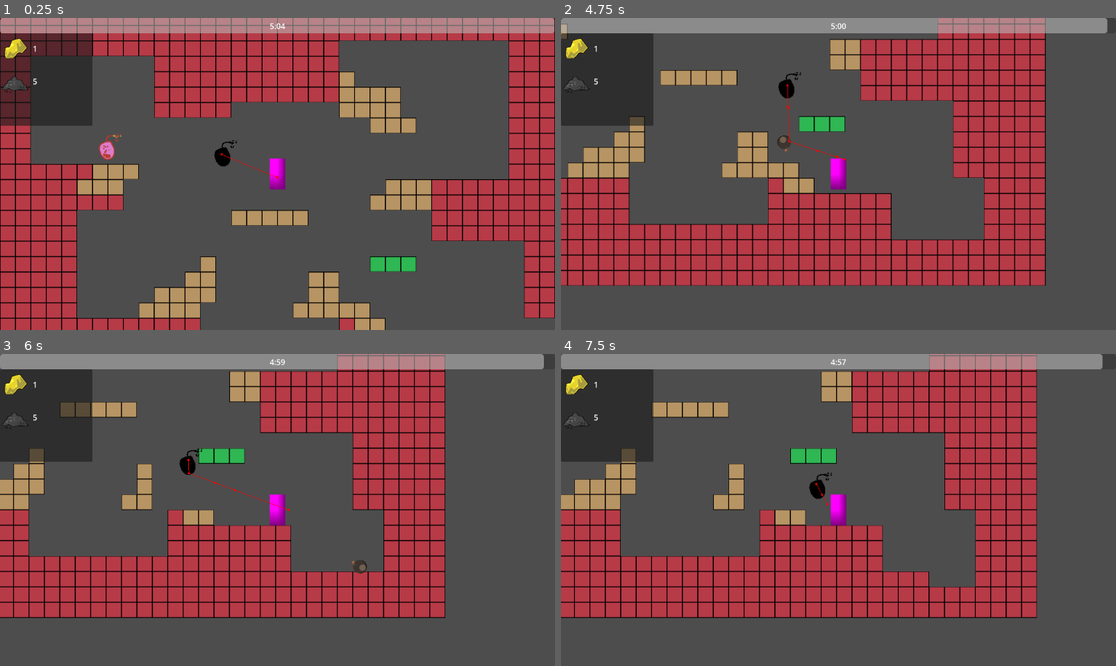
Above: before the commit, frames 1-4 (two rows, left to right).
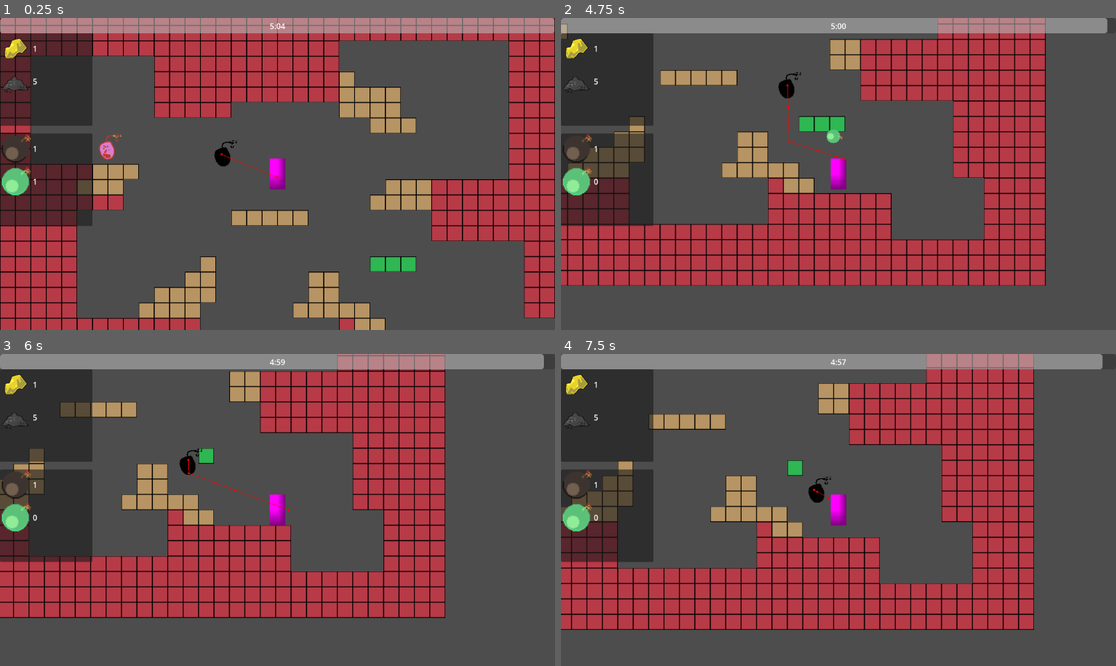
Above: after the commit, the same moments.

Repository: DevFTB/LD57
Game: Godot game, scene res://game.tscn
The game is run twice, just before and just after one commit, with the same random seed, the same clock (stepped at 60 frames per second) and the same inputs.
Inputs (mouse positions are in pixels of both pictures, inside the frame that each line leads up to):
- Up to frame 1 (0.25 s): no input
- Up to frame 2 (4.75 s): move the mouse to (960, 158) at 0.52 s; hold D (move_right) 0.53-2.03 s; tap E (interact) at 0.6, 3.8, 4.35 s; tap W (jump) at 0.77, 1.52, 3.02, 3.77, 4.52 s; click (960, 158) at 0.8 s; move the mouse to (727, 189) at 1.27 s; click (727, 189) at 1.35 s; tap 1 (select_bomb_1, bound only after the commit) at 1.55, 2.1 s; move the mouse to (894, 105) at 2.02 s; hold A (move_left) 2.03-2.78 s; tap 2 (select_bomb_2, bound only after the commit) at 2.3, 2.85 s; move the mouse to (810, 236) at 2.77 s; hold D (move_right) 2.78-4.28 s; tap 3 (select_bomb_3, bound only after the commit) at 3.05, 3.6 s; move the mouse to (1005, 220) at 3.52 s; move the mouse to (672, 127) at 4.27 s; hold A (move_left) from 4.28 s (still down); click (672, 127) at 4.55 s
- Up to frame 3 (6 s): move the mouse to (305, 510) at 5.02 s; release A (move_left) at 5.03 s; hold D (move_right) 5.03-5.78 s; click (305, 510) at 5.1 s; tap 1 (select_bomb_1, bound only after the commit) at 5.3, 5.85 s; move the mouse to (194, 432) at 5.77 s; hold A (move_left) from 5.78 s (still down)
- Up to frame 4 (7.5 s): tap W (jump) at 6.02, 6.77 s; tap 2 (select_bomb_2, bound only after the commit) at 6.05, 6.6 s; move the mouse to (960, 494) at 6.52 s; tap 3 (select_bomb_3, bound only after the commit) at 6.8, 7.35 s; move the mouse to (727, 525) at 7.27 s; release A (move_left) at 7.28 s; hold D (move_right) from 7.28 s (still down)

The runs differ from the first frame. In frame 1, 4.6% of the frame differs, in the area x 0-17%, y 36-67%; in frame 2, 4.8%; in frame 3, 5.9%; in frame 4, 26%, in the area x 0-86%, y 0-89%.

Commit message:
added multiple bomb types and switching

Diff:
--- a/entities/moab/moab_entity.gd
+++ b/entities/moab/moab_entity.gd
@@ -17,7 +17,7 @@
 	player_detector.player_interacted.connect(_on_player_interacted)
 
 func _on_player_interacted(player: Player) -> void:
-	var player_inventory := player.inventory_component.inventory
+	var player_inventory: Inventory = player.mineral_inventory_component.inventory
 
 	if player_inventory.has_item(BOMBPOWDER_ITEM):
 		player_inventory.remove_item(BOMBPOWDER_ITEM, CONSUME_AMOUNT)
--- a/entities/player/player.gd
+++ b/entities/player/player.gd
@@ -2,35 +2,63 @@
 class_name Player
 
 class ThrowInitiatedEventData:
-    var position: Vector2
-    var impulse: Vector2
-    var bomb_scene: PackedScene
-
+	var position: Vector2
+	var impulse: Vector2
+	var bomb_type: BombType
 
 signal interacted
 signal throw_initiated(data: ThrowInitiatedEventData)
 
-const THROWABLE_BOMB := preload("uid://do0g7votir2b4")
-
 @export var throw_force_curve: Curve
 
-@onready var inventory_component: InventoryComponent = $InventoryComponent
+@export var available_bomb_types: Array[BombType]
+
+var selected_bomb_item: Item
+
+@onready var mineral_inventory_component: InventoryComponent = $MineralInventoryComponent
+@onready var bomb_inventory_component: InventoryComponent = $BombInventoryComponent
+
+func _ready() -> void:
+	var inv := bomb_inventory_component.inventory
+	if inv.size() > 0:
+		var items := inv.get_items()
+		selected_bomb_item = items.front()
 
 func _physics_process(delta: float) -> void:
-    super._physics_process(delta)
+	super._physics_process(delta)
 
-    if Input.is_action_just_pressed("interact"):
-        interacted.emit()
+	if Input.is_action_just_pressed("interact"):
+		interacted.emit()
 
-    if Input.is_action_just_pressed("throw"):
-        initiate_throw()
+	if Input.is_action_just_pressed("throw"):
+		initiate_throw()
+
+	if Input.is_action_just_pressed("select_bomb_1"):
+		switch_selected_bomb(0)
+	if Input.is_action_just_pressed("select_bomb_2"):
+		switch_selected_bomb(1)
+	if Input.is_action_just_pressed("select_bomb_3"):
+		switch_selected_bomb(2)
+
+func switch_selected_bomb(index: int) -> void:
+	var items := bomb_inventory_component.inventory.get_items()
+
+	if items.size() > index:
+		selected_bomb_item = items[index]
 
 func initiate_throw() -> void:
-    var direction := global_position.direction_to(get_global_mouse_position())
+	var direction := global_position.direction_to(get_global_mouse_position())
 
-    var data := ThrowInitiatedEventData.new()
-    data.position = global_position
-    data.impulse = direction.normalized() * throw_force_curve.sample_baked(1.0)
-    data.bomb_scene = THROWABLE_BOMB
+	var bomb_type := selected_bomb_item.get_data_component(Item.DataCompontents.BOMB_DATA_COMPONENT) as BombType
 
-    throw_initiated.emit(data)
+	var data := ThrowInitiatedEventData.new()
+	data.position = global_position
+	data.impulse = direction.normalized() * throw_force_curve.sample_baked(1.0)
+	data.bomb_type = bomb_type
+
+	if bomb_type.is_perishable:
+		if bomb_inventory_component.inventory.has_item(selected_bomb_item):
+			throw_initiated.emit(data)
+			bomb_inventory_component.inventory.remove_item(selected_bomb_item, 1)
+	else:
+		throw_initiated.emit(data)
--- a/entities/player/player.tscn
+++ b/entities/player/player.tscn
@@ -1,8 +1,9 @@
-[gd_scene load_steps=7 format=3 uid="uid://be4tedtvsf8on"]
+[gd_scene load_steps=8 format=3 uid="uid://be4tedtvsf8on"]
 
 [ext_resource type="Script" uid="uid://uex2tapn1k1y" path="res://entities/player/player.gd" id="1_merdl"]
 [ext_resource type="Script" uid="uid://3o156l3yjpoa" path="res://entities/player/inventory_component.gd" id="2_sglur"]
 [ext_resource type="Resource" uid="uid://ctoa5b8j1n1x3" path="res://entities/player/player_inventory.tres" id="3_sglur"]
+[ext_resource type="Resource" uid="uid://diae5nc080sux" path="res://entities/player/player_bomb_inventory.tres" id="4_bls4j"]
 
 [sub_resource type="Curve" id="Curve_sglur"]
 _limits = [10.0, 1000.0, 0.0, 1.0]
@@ -30,6 +31,10 @@
 
 [node name="Camera2D" type="Camera2D" parent="."]
 
-[node name="InventoryComponent" type="Node" parent="."]
+[node name="MineralInventoryComponent" type="Node" parent="."]
 script = ExtResource("2_sglur")
 inventory = ExtResource("3_sglur")
+
+[node name="BombInventoryComponent" type="Node" parent="."]
+script = ExtResource("2_sglur")
+inventory = ExtResource("4_bls4j")
--- /dev/null
+++ b/entities/player/player_bomb_inventory.tres
@@ -0,0 +1,14 @@
+[gd_resource type="Resource" script_class="Inventory" load_steps=4 format=3 uid="uid://diae5nc080sux"]
+
+[ext_resource type="Script" uid="uid://b0ogai8s7l7sc" path="res://systems/inventory/inventory.gd" id="1_4wq8t"]
+[ext_resource type="Resource" uid="uid://2rch3ef2vr66" path="res://systems/inventory/items/item_basic_bomb.tres" id="2_2qu1l"]
+[ext_resource type="Resource" uid="uid://44skluikbcii" path="res://systems/inventory/items/item_sticky_bomb.tres" id="3_lon2p"]
+
+[resource]
+script = ExtResource("1_4wq8t")
+maximum_size = 50
+starting_inventory = {
+ExtResource("2_2qu1l"): 1,
+ExtResource("3_lon2p"): 1
+}
+metadata/_custom_type_script = "uid://b0ogai8s7l7sc"
--- /dev/null
+++ b/entities/throwables/bomb/bomb_basic_type.tres
@@ -0,0 +1,14 @@
+[gd_resource type="Resource" script_class="BombType" load_steps=4 format=3 uid="uid://bpn705x8mhcqt"]
+
+[ext_resource type="Texture2D" uid="uid://c0nbm2a4tsd3w" path="res://entities/throwables/bomb/throwable_bomb.png" id="1_wk0hc"]
+[ext_resource type="PackedScene" uid="uid://do0g7votir2b4" path="res://entities/throwables/bomb/throwable_bomb_entity.tscn" id="2_y4aks"]
+[ext_resource type="Script" uid="uid://dgalf5pstb0iw" path="res://entities/throwables/bomb/bomb_type.gd" id="3_eopdv"]
+
+[resource]
+script = ExtResource("3_eopdv")
+id = &"basic"
+bomb_icon = ExtResource("1_wk0hc")
+bomb_scene = ExtResource("2_y4aks")
+is_perishable = false
+is_sticky = false
+metadata/_custom_type_script = "uid://dgalf5pstb0iw"
--- /dev/null
+++ b/entities/throwables/bomb/bomb_sticky_type.tres
@@ -0,0 +1,14 @@
+[gd_resource type="Resource" script_class="BombType" load_steps=4 format=3 uid="uid://b7qldq0q7bpm6"]
+
+[ext_resource type="PackedScene" uid="uid://do0g7votir2b4" path="res://entities/throwables/bomb/throwable_bomb_entity.tscn" id="1_281vg"]
+[ext_resource type="Texture2D" uid="uid://c57v25cl0tews" path="res://entities/throwables/bomb/sticky_bomb.png" id="1_bans4"]
+[ext_resource type="Script" uid="uid://dgalf5pstb0iw" path="res://entities/throwables/bomb/bomb_type.gd" id="2_bans4"]
+
+[resource]
+script = ExtResource("2_bans4")
+id = &"sticky"
+bomb_icon = ExtResource("1_bans4")
+bomb_scene = ExtResource("1_281vg")
+is_perishable = true
+is_sticky = true
+metadata/_custom_type_script = "uid://dgalf5pstb0iw"
--- /dev/null
+++ b/entities/throwables/bomb/bomb_type.gd
@@ -0,0 +1,10 @@
+extends Resource
+class_name BombType
+
+@export var id: StringName
+@export var bomb_icon: Texture2D
+@export var bomb_scene: PackedScene = preload("res://entities/throwables/bomb/throwable_bomb_entity.tscn")
+
+@export_subgroup("Gameplay")
+@export var is_perishable: bool = false
+@export var is_sticky: bool = false
--- a/entities/throwables/bomb/throwable_bomb.gd
+++ /dev/null
@@ -1,25 +0,0 @@
-extends RigidBody2D
-class_name ThrowableBomb
-
-signal exploded
-
-@export var explosion_radius: int = 1
-
-@onready var animation_player: AnimationPlayer = $AnimationPlayer
-
-@onready var explosion_timer: Timer = $ExplosionTimer
-
-func _ready() -> void:
-#    body_entered.connect(_on_body_entered)
-    explosion_timer.timeout.connect(explode)
-    explosion_timer.start()
-
-# func _on_body_entered(body: Node2D) -> void:
-#     if body is TileMapLayer:
-#         #var tilemap := body as TileMapLayer
-#         explode()
-#     pass
-
-func explode() -> void:
-    exploded.emit()
-    animation_player.play("explode")
--- /dev/null
+++ b/entities/throwables/bomb/throwable_bomb_entity.gd
@@ -0,0 +1,29 @@
+extends RigidBody2D
+class_name ThrowableBomb
+
+signal exploded
+
+@export var explosion_radius: int = 1
+
+var bomb_type: BombType
+
+@onready var sprite_2d: Sprite2D = $Sprite2D
+
+@onready var animation_player: AnimationPlayer = $AnimationPlayer
+
+@onready var explosion_timer: Timer = $ExplosionTimer
+
+func _ready() -> void:
+	sprite_2d.texture = bomb_type.bomb_icon
+	body_entered.connect(_on_body_entered)
+	explosion_timer.timeout.connect(explode)
+	explosion_timer.start()
+
+func _on_body_entered(body: Node2D) -> void:
+	if bomb_type.is_sticky:
+		if body is TileMapLayer:
+			call_deferred("set", "freeze", true)
+
+func explode() -> void:
+	exploded.emit()
+	animation_player.play("explode")
--- a/entities/throwables/bomb/throwable_bomb.tscn
+++ b/entities/throwables/bomb/throwable_bomb_entity.tscn
@@ -1,9 +1,24 @@
 [gd_scene load_steps=7 format=3 uid="uid://do0g7votir2b4"]
 
-[ext_resource type="Script" uid="uid://cn3mhruacmrcu" path="res://entities/throwables/bomb/throwable_bomb.gd" id="1_0uh64"]
-[ext_resource type="Texture2D" uid="uid://c0nbm2a4tsd3w" path="res://entities/throwables/bomb/throwable_bomb.png" id="1_8r0un"]
+[ext_resource type="Script" uid="uid://cn3mhruacmrcu" path="res://entities/throwables/bomb/throwable_bomb_entity.gd" id="1_vey3e"]
+[ext_resource type="Texture2D" uid="uid://c0nbm2a4tsd3w" path="res://entities/throwables/bomb/throwable_bomb.png" id="2_vdrfm"]
 
 [sub_resource type="CircleShape2D" id="CircleShape2D_j5wjh"]
+
+[sub_resource type="Animation" id="Animation_o053b"]
+length = 0.001
+tracks/0/type = "value"
+tracks/0/imported = false
+tracks/0/enabled = true
+tracks/0/path = NodePath(".:visible")
+tracks/0/interp = 1
+tracks/0/loop_wrap = true
+tracks/0/keys = {
+"times": PackedFloat32Array(0),
+"transitions": PackedFloat32Array(1),
+"update": 1,
+"values": [true]
+}
 
 [sub_resource type="Animation" id="Animation_0uh64"]
 resource_name = "explode"
@@ -34,21 +49,6 @@
 "values": [false]
 }
 
-[sub_resource type="Animation" id="Animation_o053b"]
-length = 0.001
-tracks/0/type = "value"
-tracks/0/imported = false
-tracks/0/enabled = true
-tracks/0/path = NodePath(".:visible")
-tracks/0/interp = 1
-tracks/0/loop_wrap = true
-tracks/0/keys = {
-"times": PackedFloat32Array(0),
-"transitions": PackedFloat32Array(1),
-"update": 1,
-"values": [true]
-}
-
 [sub_resource type="AnimationLibrary" id="AnimationLibrary_o053b"]
 _data = {
 &"RESET": SubResource("Animation_o053b"),
@@ -59,14 +59,14 @@
 collision_layer = 16
 contact_monitor = true
 max_contacts_reported = 1
-script = ExtResource("1_0uh64")
+script = ExtResource("1_vey3e")
 explosion_radius = 2
 
 [node name="CollisionShape2D" type="CollisionShape2D" parent="."]
 shape = SubResource("CircleShape2D_j5wjh")
 
 [node name="Sprite2D" type="Sprite2D" parent="."]
-texture = ExtResource("1_8r0un")
+texture = ExtResource("2_vdrfm")
 
 [node name="AnimationPlayer" type="AnimationPlayer" parent="."]
 libraries = {
--- a/game.tscn
+++ b/game.tscn
@@ -7,9 +7,11 @@
 [ext_resource type="Script" uid="uid://b2x8g2xixii70" path="res://ui/inventory_control.gd" id="3_feb5d"]
 [ext_resource type="Resource" uid="uid://ctoa5b8j1n1x3" path="res://entities/player/player_inventory.tres" id="4_7jktm"]
 [ext_resource type="PackedScene" uid="uid://caoy1avvlxhx0" path="res://ui/test_inventory_item_control.tscn" id="4_fc0e3"]
+[ext_resource type="Script" uid="uid://dgalf5pstb0iw" path="res://entities/throwables/bomb/bomb_type.gd" id="4_hve3p"]
 [ext_resource type="PackedScene" uid="uid://bq84mpxun851f" path="res://entities/moab/moab_entity.tscn" id="4_j5wjh"]
 [ext_resource type="PackedScene" uid="uid://jc5sht43d6gw" path="res://entities/enemies/enemy.tscn" id="5_vef74"]
 [ext_resource type="Script" uid="uid://cr0u8ykoigma" path="res://ui/bomb_timer/bomb_ui.gd" id="7_eow3j"]
+[ext_resource type="Resource" uid="uid://diae5nc080sux" path="res://entities/player/player_bomb_inventory.tres" id="8_mfdv2"]
 
 [sub_resource type="NavigationPolygon" id="NavigationPolygon_vef74"]
 vertices = PackedVector2Array(300, 52, 300, 108, 172, 108, 84, 84, 172, 52, 172, -20, 84, 12, 108, -140, 172, -108, 204 …(638 unchanged characters)…
@@ -29,8 +31,8 @@
 script = ExtResource("2_hve3p")
 
 [node name="Player" parent="World" groups=["player"] instance=ExtResource("1_80nbo")]
-collision_layer = 2
 collision_mask = 7
+available_bomb_types = Array[ExtResource("4_hve3p")]([null])
 max_speed = 200
 acceleration = 5000
 ground_deceleration = 800
@@ -62,6 +64,19 @@
 anchor_bottom = 1.0
 grow_horizontal = 2
 grow_vertical = 2
+
+[node name="InventoryGUI2" type="PanelContainer" parent="GUI/Control" node_paths=PackedStringArray("control_parent")]
+layout_mode = 2
+offset_top = 240.0
+offset_right = 192.0
+offset_bottom = 432.0
+script = ExtResource("3_feb5d")
+inventory = ExtResource("8_mfdv2")
+item_control = ExtResource("4_fc0e3")
+control_parent = NodePath("VBoxContainer")
+
+[node name="VBoxContainer" type="VBoxContainer" parent="GUI/Control/InventoryGUI2"]
+layout_mode = 2
 
 [node name="InventoryGUI" type="PanelContainer" parent="GUI/Control" node_paths=PackedStringArray("control_parent")]
 layout_mode = 0
--- a/project.godot
+++ b/project.godot
@@ -56,6 +56,21 @@
 "events": [Object(InputEventKey,"resource_local_to_scene":false,"resource_name":"","device":-1,"window_id":0,"alt_press …(192 unchanged characters)…
 ]
 }
+select_bomb_1={
+"deadzone": 0.2,
+"events": [Object(InputEventKey,"resource_local_to_scene":false,"resource_name":"","device":-1,"window_id":0,"alt_pressed":false,"shift_pressed":false,"ctrl_pressed":false,"meta_pressed":false,"pressed":false,"keycode":0,"physical_keycode":49,"key_label":0,"unicode":49,"location":0,"echo":false,"script":null)
+]
+}
+select_bomb_2={
+"deadzone": 0.2,
+"events": [Object(InputEventKey,"resource_local_to_scene":false,"resource_name":"","device":-1,"window_id":0,"alt_pressed":false,"shift_pressed":false,"ctrl_pressed":false,"meta_pressed":false,"pressed":false,"keycode":0,"physical_keycode":50,"key_label":0,"unicode":50,"location":0,"echo":false,"script":null)
+]
+}
+select_bomb_3={
+"deadzone": 0.2,
+"events": [Object(InputEventKey,"resource_local_to_scene":false,"resource_name":"","device":-1,"window_id":0,"alt_pressed":false,"shift_pressed":false,"ctrl_pressed":false,"meta_pressed":false,"pressed":false,"keycode":0,"physical_keycode":51,"key_label":0,"unicode":51,"location":0,"echo":false,"script":null)
+]
+}
 
 [layer_names]
 
--- a/systems/inventory/item.gd
+++ b/systems/inventory/item.gd
@@ -5,7 +5,19 @@
 @export var display_name: String
 @export var texture: Texture2D
 
+@export var data_components: Dictionary[DataCompontents, Variant]
+
+enum DataCompontents {
+	BOMB_DATA_COMPONENT
+}
+
 func _init(p_id: StringName = "default", p_display_name: String = "Item", p_texture: Texture2D = null) -> void:
 	id = p_id
 	display_name = p_display_name
 	texture = p_texture
+
+func set_data_component(key: DataCompontents, value: Variant) -> void:
+	data_components.set(key, value)
+
+func get_data_component(key: DataCompontents) -> Variant:
+	return data_components.get(key)
--- /dev/null
+++ b/systems/inventory/items/item_basic_bomb.tres
@@ -0,0 +1,15 @@
+[gd_resource type="Resource" script_class="Item" load_steps=4 format=3 uid="uid://2rch3ef2vr66"]
+
+[ext_resource type="Script" uid="uid://da7hjs20aj38i" path="res://systems/inventory/item.gd" id="1_lnq8i"]
+[ext_resource type="Resource" uid="uid://bpn705x8mhcqt" path="res://entities/throwables/bomb/bomb_basic_type.tres" id="1_xghga"]
+[ext_resource type="Texture2D" uid="uid://c0nbm2a4tsd3w" path="res://entities/throwables/bomb/throwable_bomb.png" id="3_5k008"]
+
+[resource]
+script = ExtResource("1_lnq8i")
+id = &"basic_bomb"
+display_name = "Basic Bomb"
+texture = ExtResource("3_5k008")
+data_components = Dictionary[int, Variant]({
+0: ExtResource("1_xghga")
+})
+metadata/_custom_type_script = "uid://da7hjs20aj38i"
--- a/systems/inventory/items/item_bombpowder.tres
+++ b/systems/inventory/items/item_bombpowder.tres
@@ -8,4 +8,5 @@
 id = &"bombpowder"
 display_name = "bombpowder"
 texture = ExtResource("2_vu8pb")
+data_components = Dictionary[int, Variant]({})
 metadata/_custom_type_script = "uid://da7hjs20aj38i"
--- /dev/null
+++ b/systems/inventory/items/item_sticky_bomb.tres
@@ -0,0 +1,15 @@
+[gd_resource type="Resource" script_class="Item" load_steps=4 format=3 uid="uid://44skluikbcii"]
+
+[ext_resource type="Resource" uid="uid://b7qldq0q7bpm6" path="res://entities/throwables/bomb/bomb_sticky_type.tres" id="1_g5jtw"]
+[ext_resource type="Script" uid="uid://da7hjs20aj38i" path="res://systems/inventory/item.gd" id="2_ce461"]
+[ext_resource type="Texture2D" uid="uid://c57v25cl0tews" path="res://entities/throwables/bomb/sticky_bomb.png" id="3_ce461"]
+
+[resource]
+script = ExtResource("2_ce461")
+id = &"basic_bomb"
+display_name = "Basic Bomb"
+texture = ExtResource("3_ce461")
+data_components = Dictionary[int, Variant]({
+0: ExtResource("1_g5jtw")
+})
+metadata/_custom_type_script = "uid://da7hjs20aj38i"
--- a/world.gd
+++ b/world.gd
@@ -8,7 +8,8 @@
 
 
 func _spawn_bomb_with_velocity(data: Player.ThrowInitiatedEventData) -> void:
-	var new_bomb := data.bomb_scene.instantiate() as ThrowableBomb
+	var new_bomb := data.bomb_type.bomb_scene.instantiate() as ThrowableBomb
+	new_bomb.bomb_type = data.bomb_type
 
 	add_child(new_bomb)
 	new_bomb.global_position = data.impulse.normalized() * 30 + data.position
Not shown, added: entities/throwables/bomb/bomb_type.gd.uid
Binary file added: entities/throwables/bomb/sticky_bomb.png
Not shown, added: entities/throwables/bomb/sticky_bomb.png.import
Renamed: entities/throwables/bomb/throwable_bomb.gd.uid -> entities/throwables/bomb/throwable_bomb_entity.gd.uid
Not shown: 1 places in game.tscn that only renumber resources
